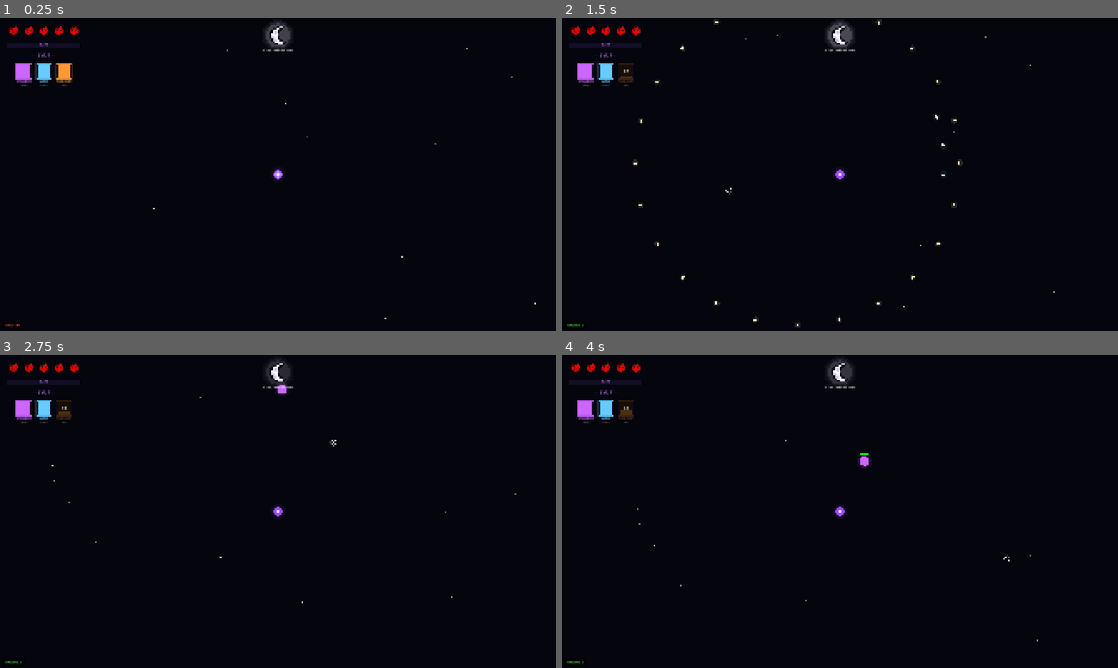
Above: before the commit, frames 1-4 (two rows, left to right).
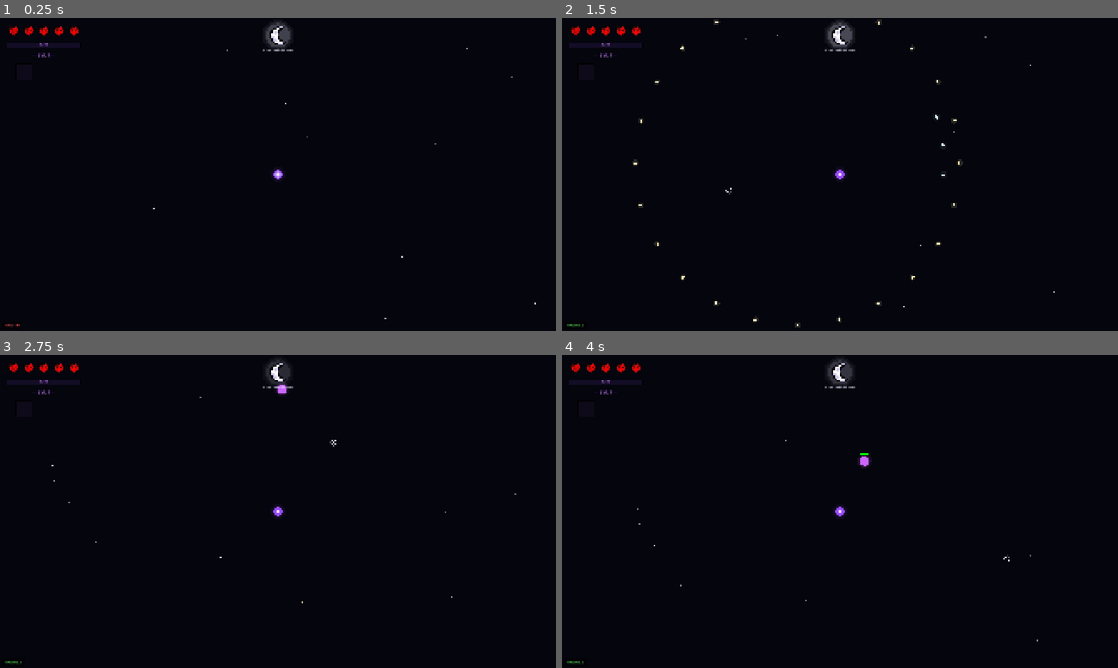
Above: after the commit, the same moments.

Repository: Himanshu-Jorwal/Disorder
Game: Godot game, scene res://Scenes/Game/world.tscn
Two runs of this game, one before a commit and one after it. Both use one fixed random seed, a clock stepped at 60 frames per second and the inputs below. This scene is started directly instead of the project's main scene.
Inputs (mouse positions are in pixels of both pictures, inside the frame that each line leads up to):
- Up to frame 1 (0.25 s): no input
- Up to frame 2 (1.5 s): tap Enter at 0.5 s; move the mouse to (962, 158) at 0.52 s; hold D 0.53-1.28 s; hold X 0.53-1.28 s; click (962, 158) at 0.67 s; move the mouse to (728, 190) at 1.27 s; hold S from 1.28 s (still down); tap X at 1.35 s
- Up to frame 3 (2.75 s): move the mouse to (333, 442) at 2.02 s; release S at 2.03 s; hold D from 2.03 s (still down); hold X from 2.03 s (still down)
- Up to frame 4 (4 s): move the mouse to (812, 574) at 2.77 s; release D at 2.78 s; release X at 2.78 s; hold W 2.78-3.53 s; tap X at 2.85 s; click (812, 574) at 2.92 s; move the mouse to (1006, 558) at 3.52 s; hold A from 3.53 s (still down); hold X from 3.53 s (still down)

The runs differ from the first frame. In frame 1, 0.5% of the frame differs, in the area x 2-14%, y 14-22%; in frame 2, 0.4%; in frame 3, 0.4%; in frame 4, 0.4%.
Error in both runs: Invalid call. Nonexistent function 'get_character' in base 'Nil'. (res://Scripts/Game/player.gd:170)

Commit message:
Add ability icons to HUD slots, fix cooldown overlay/timer render order

Diff:
--- a/Disorder-0.0.1/Scripts/UI/hud_draw.gd
+++ b/Disorder-0.0.1/Scripts/UI/hud_draw.gd
@@ -33,6 +33,34 @@
 var name_abs = "Absolute"
 
 var heart_texture = preload("res://Assets/HUD/Heart.png")
+
+const ABILITY_ICONS = {
+	"Crossbow": "res://Assets/HUD/AbilityIcons/zaire_crossbow.png",
+	"Lance": "res://Assets/HUD/AbilityIcons/zaire_lance.png",
+	"Absolute1": "res://Assets/HUD/AbilityIcons/zaire_absolute.png",
+	"Shard": "res://Assets/HUD/AbilityIcons/daggers_shard.png",
+	"Mirror": "res://Assets/HUD/AbilityIcons/daggers_mirror.png",
+	"Absolute2": "res://Assets/HUD/AbilityIcons/daggers_absolute.png",
+	"Chime": "res://Assets/HUD/AbilityIcons/milano_chime.png",
+	"Rift": "res://Assets/HUD/AbilityIcons/milano_rift.png",
+	"Absolute3": "res://Assets/HUD/AbilityIcons/milano_absolute.png",
+}
+
+var ability_sprites = []
+var ability_overlays = []
+
+func _ready():
+	for i in range(3):
+		var sprite = Sprite2D.new()
+		sprite.texture_filter = CanvasItem.TEXTURE_FILTER_NEAREST
+		add_child(sprite)
+		ability_sprites.append(sprite)
+
+	for i in range(3):
+		var overlay = Node2D.new()
+		overlay.set_script(load("res://Scripts/UI/ability_overlay_draw.gd"))
+		add_child(overlay)
+		ability_overlays.append(overlay)
 
 func _draw():
 	var screen = get_viewport().get_visible_rect().size
@@ -117,14 +145,30 @@
 		draw_rect(Rect2(sx - 1, sy - 1, SLOT_SIZE + 2, SLOT_SIZE + 2), Color(0, 0, 0, 0.8))
 		draw_rect(Rect2(sx, sy, SLOT_SIZE, SLOT_SIZE), Color(0.06, 0.04, 0.1, 1.0))
 
-		# Icon placeholder
-		var icon_col = col if is_ready else Color(col.r * 0.3, col.g * 0.3, col.b * 0.3, 1.0)
-		draw_rect(Rect2(sx + 4, sy + 4, SLOT_SIZE - 8, SLOT_SIZE - 8), icon_col)
-
-		# Cooldown overlay
-		if not is_ready:
-			var overlay_height = (SLOT_SIZE - 8) * cd_progress
-			draw_rect(Rect2(sx + 4, sy + 4, SLOT_SIZE - 8, overlay_height), Color(0.0, 0.0, 0.0, 0.7))
+		# Ability icon
+		var sprite = ability_sprites[i]
+		var icon_path = ABILITY_ICONS.get(ability_name, "")
+		if icon_path != "" and ResourceLoader.exists(icon_path):
+			var tex = load(icon_path)
+			sprite.texture = tex
+			var tex_size = tex.get_size()
+			var max_dim = max(tex_size.x, tex_size.y)
+			var icon_area = SLOT_SIZE - 12
+			var s = icon_area / max_dim if max_dim > 0 else 1.0
+			sprite.scale = Vector2(s, s)
+			sprite.position = Vector2(sx + SLOT_SIZE / 2, sy + SLOT_SIZE / 2)
+			sprite.modulate = Color(1, 1, 1, 1) if is_ready else Color(0.4, 0.4, 0.4, 1)
+			sprite.visible = true
+		else:
+			sprite.visible = false
+
+		# Cooldown overlay + countdown text (child node, renders above the icon)
+		var overlay = ability_overlays[i]
+		overlay.position = Vector2(sx + 4, sy + 4)
+		overlay.overlay_width = SLOT_SIZE - 8
+		overlay.overlay_height = (SLOT_SIZE - 8) * cd_progress if not is_ready else 0.0
+		overlay.cd_text = ("%.1f" % cooldown) if not is_ready else ""
+		overlay.queue_redraw()
 
 		# Border
 		var border_col = Color(col.r, col.g, col.b, 0.9) if is_ready else Color(col.r * 0.4, col.g * 0.4, col.b * 0.4, 0.5)
@@ -146,13 +190,6 @@
 		var key_x = sx + SLOT_SIZE / 2 - key_size.x / 2
 		draw_string(font, Vector2(key_x + 1, sy + SLOT_SIZE + 27), key_text, HORIZONTAL_ALIGNMENT_LEFT, -1, 10, Color(0, 0, 0, 0.9))
 		draw_string(font, Vector2(key_x, sy + SLOT_SIZE + 26), key_text, HORIZONTAL_ALIGNMENT_LEFT, -1, 10, Color(0.55, 0.55, 0.55, 0.8))
-
-		# Cooldown timer
-		if not is_ready:
-			var cd_text = "%.1f" % cooldown
-			var cd_size = font.get_string_size(cd_text, HORIZONTAL_ALIGNMENT_LEFT, -1, 14)
-			draw_string(font, Vector2(sx + SLOT_SIZE / 2 - cd_size.x / 2 + 1, sy + SLOT_SIZE / 2 + 6), cd_text, HORIZONTAL_ALIGNMENT_LEFT, -1, 14, Color(0, 0, 0, 0.9))
-			draw_string(font, Vector2(sx + SLOT_SIZE / 2 - cd_size.x / 2, sy + SLOT_SIZE / 2 + 5), cd_text, HORIZONTAL_ALIGNMENT_LEFT, -1, 14, Color(1, 1, 1, 0.9))
 
 func update_stats(hp, max_hp_val, xp, xp_to_next, level, a1_cd, a1_max, a2_cd, a2_max, abs_cd, abs_max, a1_name, a2_name, abs_name):
 	current_hp = hp
